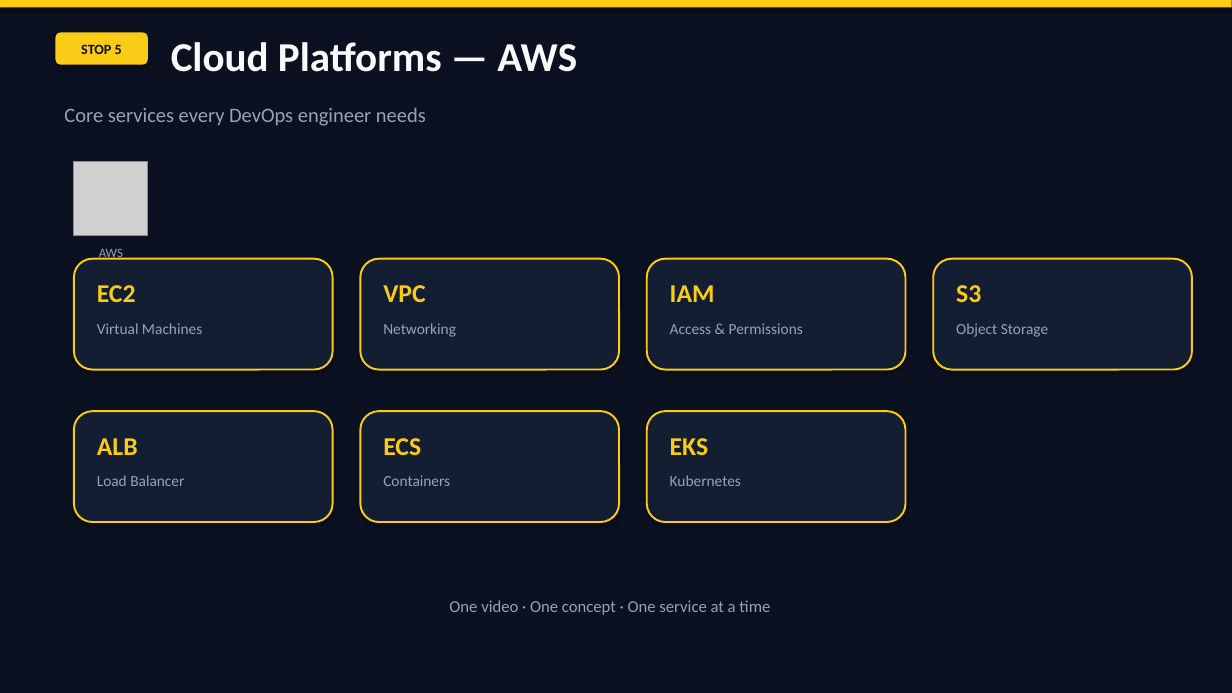
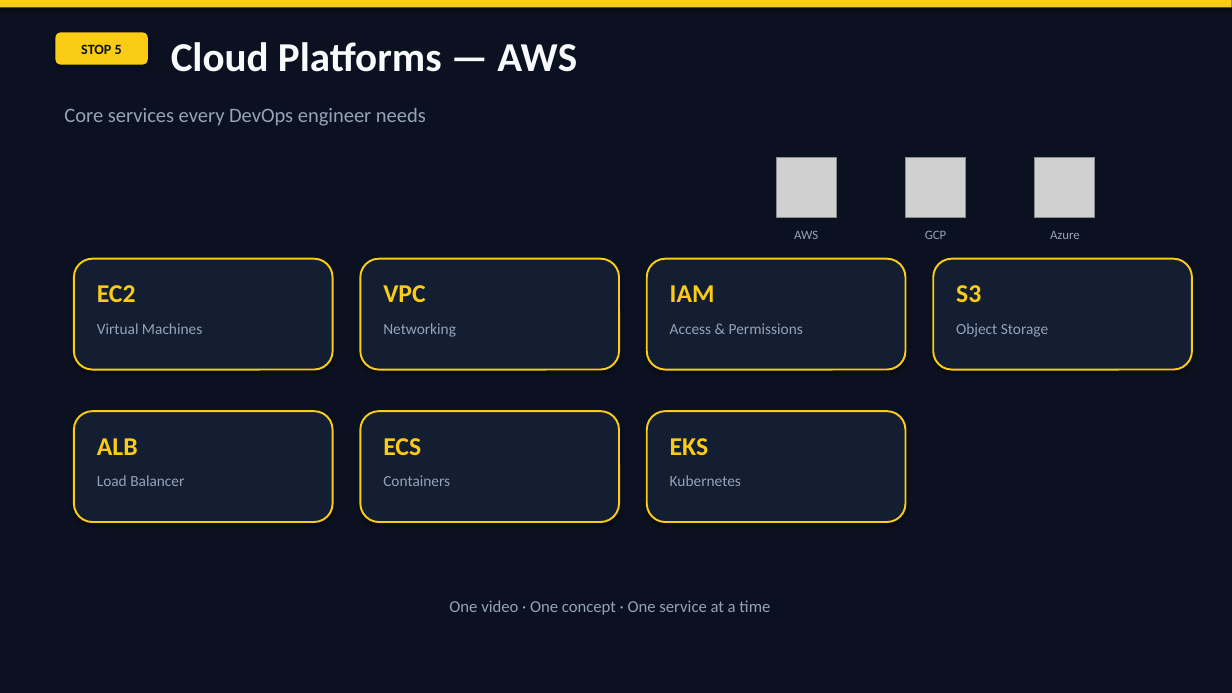
Before and after one commit to kethan-1818/5G-channel-modulation-using-RL, a slide deck: slide 9 of fdc-day2/FDC_Day2_DevOps_Roadmap.pptx (slide 8 before the commit). Drawn at 1232x693 pixels with LibreOffice and Linux fonts; fonts in the diff are those of the drawing; grey boxes stand for pictures. Boxes give left, top, right and bottom in pixels: in the first picture for what was removed or moved away, otherwise in the second. Text is boxed around its words. In the diff, an @@ line names an element or a change of style, - is before the commit and + after.

```diff
--- a/fdc-day2/FDC_Day2_DevOps_Roadmap.pptx
+++ b/fdc-day2/FDC_Day2_DevOps_Roadmap.pptx
@@ picture removed at [74,162,148,236] @@
@@ picture added at [776,157,836,217] @@
@@ picture added at [906,157,966,217] @@
@@ picture added at [1035,157,1095,217] @@
@@ text "AWS": place and size @@
-text "AWS" at [99,249,123,260]
+text "AWS" at [794,230,818,239]
@@ text added at [925,230,947,239], 10 pt, text #94A3B8 @@
+GCP
@@ text added at [1050,231,1080,239], 10 pt, text #94A3B8 @@
+Azure
```
Also in this commit, not shown: 1 other slide changed, 1 slide added, 28 other files.
